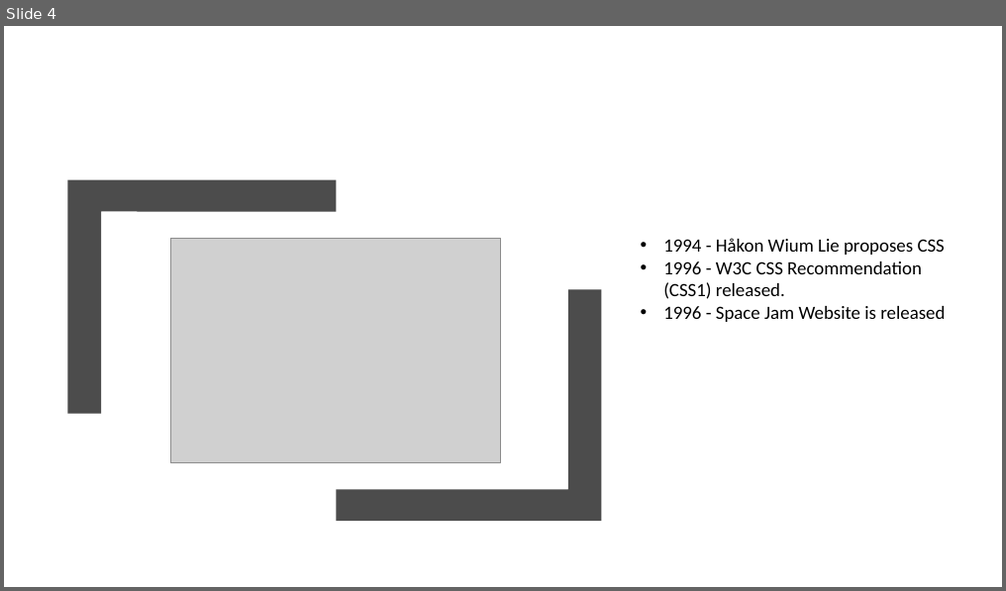
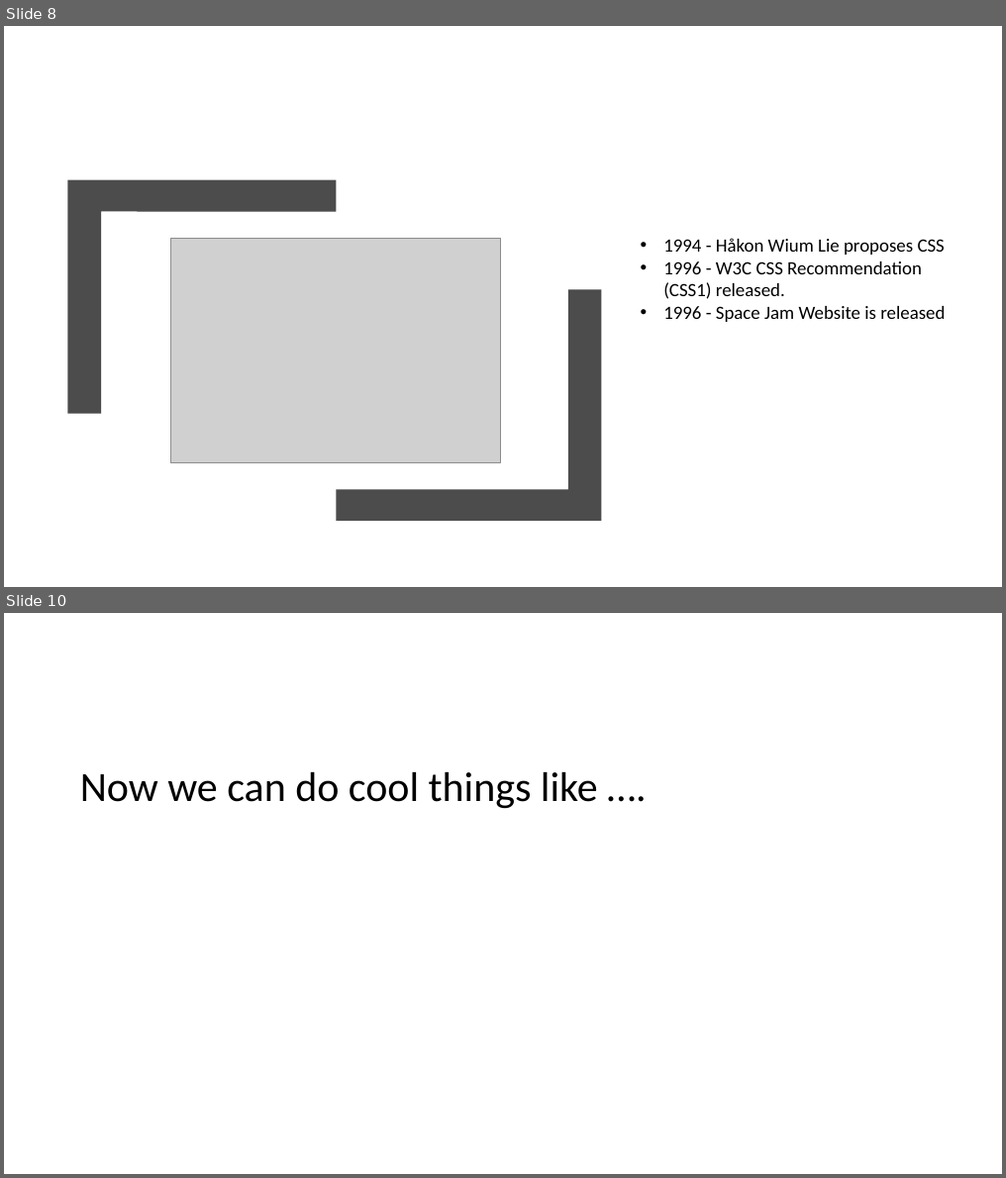
Before and after one commit to andrewsunglaekim/history-of-fefw, a slide deck: deck.pptx. Shown one above the other, each under a label of ours: slide 4 before the commit, slides 8 and 10 after it; the slides between them are not shown. The pictures are 1006x591 and 1006x1178 pixels, drawn with LibreOffice and Linux fonts; fonts in the diff are those of the drawing; grey boxes stand for pictures; background and template pictures are left out. Boxes give left, top, right and bottom in pixels: in the first picture for what was removed or moved away, otherwise in the second. Text is boxed around its words. In the diff, an @@ line names an element or a change of style, - is before the commit and + after.

```diff
--- a/deck.pptx
+++ b/deck.pptx
@@ slide 10 added at (4, 613, 1002, 1174), background #FFFFFF @@
@@ text added at (80, 772, 598, 809), 40 pt, text #000000 @@
+Now we can do cool things like ….
@@ what was slide 4 is now slide 8 @@
```
Also in this commit, not shown: 1 slide changed, 5 other slides added, 4 other files.
